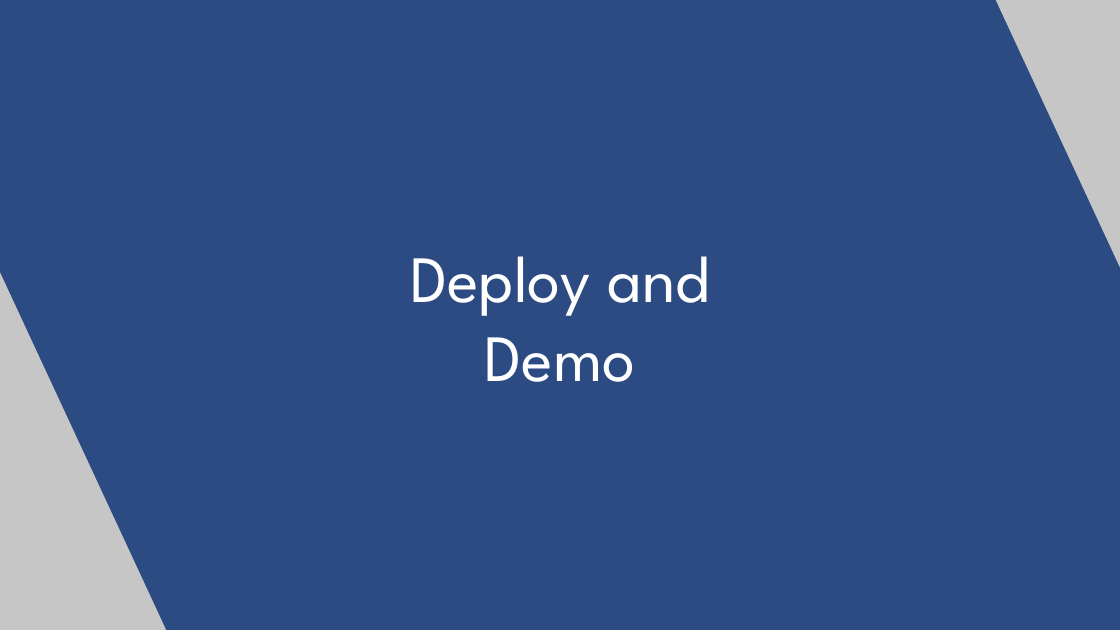
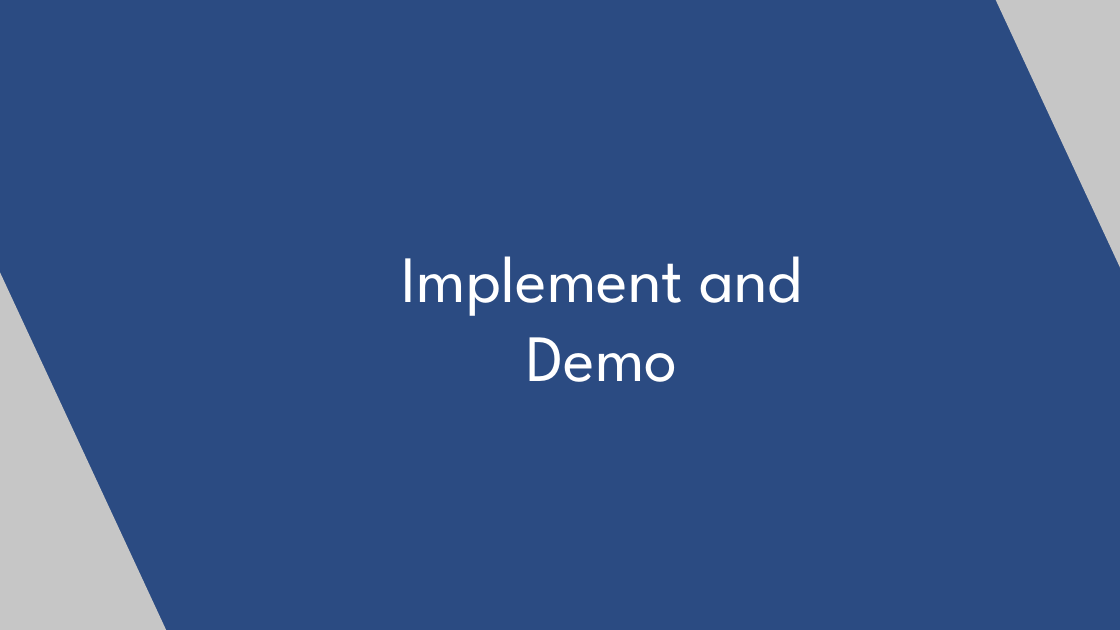
Before and after one commit to hainamtr317/InternshipIU, a slide deck: slide 11 of Project Internship IU.pptx. Drawn at 1120x630 pixels with LibreOffice and Linux fonts; fonts in the diff are those of the drawing. Boxes give left, top, right and bottom in pixels: in the first picture for what was removed or moved away, otherwise in the second. Text is boxed around its words. In the diff, an @@ line names an element or a change of style, - is before the commit and + after.

```diff
--- a/Project Internship IU.pptx
+++ b/Project Internship IU.pptx
@@ text at (402,256,803,382): text changed @@
-Deploy and Demo
+Implement and Demo
```
Also in this commit, not shown: 2 other slides changed, 22 other files.
